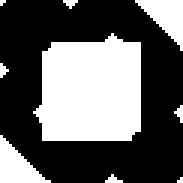
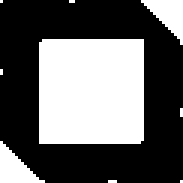
Two versions of the same layered image (183px x 183px). Layer-by-layer changes:
removed layer "inner" over (0, 0, 183, 183)
renamed "one_fourth" to "Rawglass quad shadow", showed it, painted on it over (0, 0, 183, 183)
